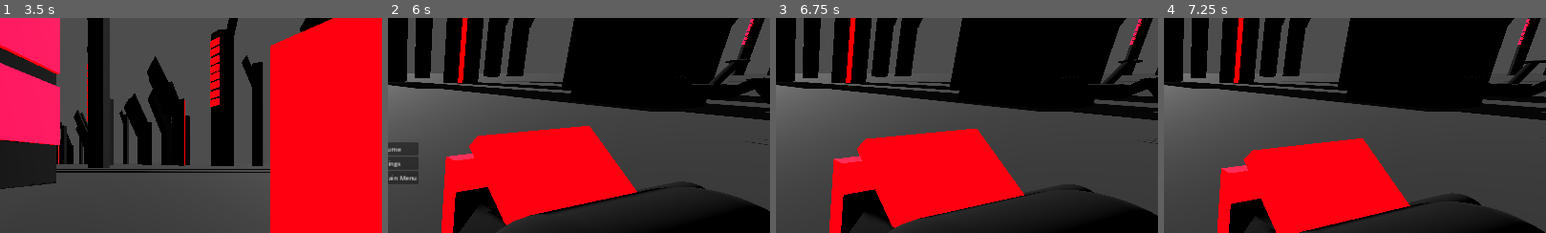
Above: before the commit, frames 1-4 (left to right).
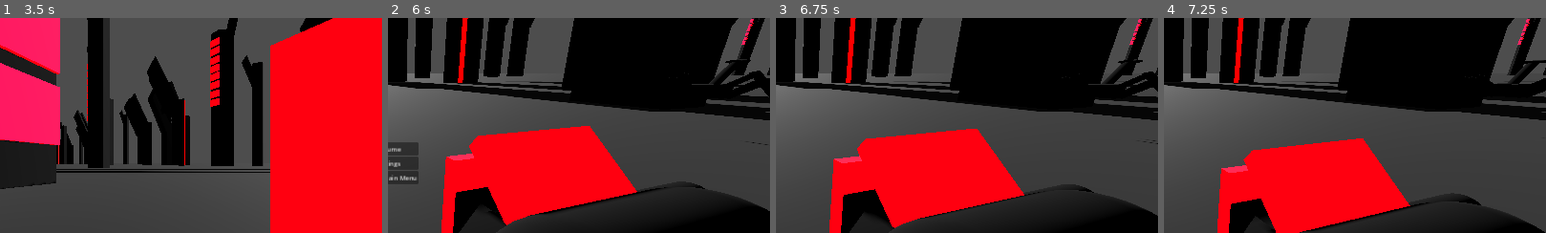
Above: after the commit, the same moments.

Repository: n3xusgamedev/n3xus-godot-game
Game: Godot game, scene res://main_menu.tscn
Same seed, same stepped clock (60 frames per second), same inputs: the game is played once before the commit and once after it.
Inputs (mouse positions are % of the whole screen's width and height, from its top left):
- Up to frame 1 (3.5 s): tap Enter (ui_accept) at 0.5, 1.25 s; move the mouse to (55, 50) at 0.52 s; hold W (move_forward) from 0.53 s (still down); tap P every 0.75 s from 0.6 to 2.85 s; tap Space (jump) at 0.77, 1.52, 3.02 s; move the mouse to (45, 50) at 1.27 s; move the mouse to (52, 48) at 2.02 s; move the mouse to (49, 52) at 2.77 s
- Up to frame 2 (6 s): move the mouse to (57, 51) at 3.52 s; tap P at 3.6, 5.1, 5.85 s; tap Space (jump) at 3.77, 5.27 s; release W (move_forward) at 4.25 s; click "Resume" at 4.25 s; move the mouse to (42, 49) at 5.02 s; hold W (move_forward) from 5.03 s (still down); move the mouse to (51, 50) at 5.77 s
- Up to frame 3 (6.75 s): tap Enter (ui_accept) at 6.5 s; move the mouse to (35, 25) at 6.52 s; release W (move_forward) at 6.53 s; hold D (move_right) from 6.53 s (still down); tap P at 6.6 s
- Up to frame 4 (7.25 s): keep holding D (move_right); tap Space (jump) at 6.77 s
The pictures show only the part of the screen within x 50-100%, y 16-66%; the shares and areas given below are measured in that part.

Frame 1 is identical in both runs. In frame 2, 0.4% of the frame differs, in the area x 88-100%, y 24-57%; in frame 3, 0.3%; in frame 4, less than 0.1%.
Error before the commit: Cannot call method 'play' on a null value. (res://enemy_1.gd:45)

Commit message:
Updated enemy

Diff:
--- a/enemy_1.tscn
+++ b/enemy_1.tscn
@@ -49,6 +49,68 @@
 
 [sub_resource type="BoxShape3D" id="BoxShape3D_yoiyl"]
 size = Vector3(0.642334, 0.248962, 0.664551)
+
+[sub_resource type="Animation" id="Animation_ntslr"]
+resource_name = "Walk"
+length = 3.0
+tracks/0/type = "position_3d"
+tracks/0/imported = false
+tracks/0/enabled = true
+tracks/0/path = NodePath("MeshInstance3D/Leg 1")
+tracks/0/interp = 1
+tracks/0/loop_wrap = true
+tracks/0/keys = PackedFloat32Array(0.266667, 1, 0, 0, 0, 0.833333, 1, 0, 0.386, 0, 2.03333, 1, 0, 0.386, 0, 3, 1, 0, 0.0832362, 0)
+tracks/1/type = "position_3d"
+tracks/1/imported = false
+tracks/1/enabled = true
+tracks/1/path = NodePath("MeshInstance3D/Leg 6")
+tracks/1/interp = 1
+tracks/1/loop_wrap = true
+tracks/1/keys = PackedFloat32Array(0.0333333, 1, 0, 0.476236, 0, 0.966667, 1, 0, 0.888803, 0, 2.03333, 1, 0, 0.888803, 0, 2.96667, 1, 0, 0.532516, 0)
+tracks/2/type = "position_3d"
+tracks/2/imported = false
+tracks/2/enabled = true
+tracks/2/path = NodePath("MeshInstance3D/Leg 2")
+tracks/2/interp = 1
+tracks/2/loop_wrap = true
+tracks/2/keys = PackedFloat32Array(0.0333333, 1, 0.839012, 0.164644, -0.383986)
+tracks/3/type = "position_3d"
+tracks/3/imported = false
+tracks/3/enabled = true
+tracks/3/path = NodePath("MeshInstance3D/Leg 4")
+tracks/3/interp = 1
+tracks/3/loop_wrap = true
+tracks/3/keys = PackedFloat32Array()
+
+[sub_resource type="Animation" id="Animation_bmp8e"]
+length = 0.001
+tracks/0/type = "position_3d"
+tracks/0/imported = false
+tracks/0/enabled = true
+tracks/0/path = NodePath("MeshInstance3D/Leg 1")
+tracks/0/interp = 1
+tracks/0/loop_wrap = true
+tracks/0/keys = PackedFloat32Array(0, 1, 0, 0, 0)
+tracks/1/type = "position_3d"
+tracks/1/imported = false
+tracks/1/enabled = true
+tracks/1/path = NodePath("MeshInstance3D/Leg 6")
+tracks/1/interp = 1
+tracks/1/loop_wrap = true
+tracks/1/keys = PackedFloat32Array(0, 1, 0, 0, 0)
+tracks/2/type = "position_3d"
+tracks/2/imported = false
+tracks/2/enabled = true
+tracks/2/path = NodePath("MeshInstance3D/Leg 2")
+tracks/2/interp = 1
+tracks/2/loop_wrap = true
+tracks/2/keys = PackedFloat32Array(0, 1, 0.839012, 0.164644, -0.383986)
+
+[sub_resource type="AnimationLibrary" id="AnimationLibrary_4dey7"]
+_data = {
+"RESET": SubResource("Animation_bmp8e"),
+"Walk": SubResource("Animation_ntslr")
+}
 
 [node name="enemy_1" type="CharacterBody3D"]
 transform = Transform3D(-1, 0, 8.74228e-08, 0, 1, 0, -8.74228e-08, 0, -1, 0, 0, 0)
@@ -58,13 +120,31 @@
 transform = Transform3D(1, 0, 0, 0, 0.556448, 0, 0, 0, 1.52621, 0, 0, 0)
 mesh = SubResource("BoxMesh_y8exn")
 
-[node name="MeshInstance3D" type="MeshInstance3D" parent="MeshInstance3D"]
+[node name="Leg 1" type="Node3D" parent="MeshInstance3D"]
+transform = Transform3D(1, 0, 0, 0, 1, 0, 0, 0, 1, 0, 0, 0)
+
+[node name="MeshInstance3D" type="MeshInstance3D" parent="MeshInstance3D/Leg 1"]
 transform = Transform3D(-1.08051, 0.22283, 0, -1.44198, -0.166971, 0, 0, 0, 0.0577283, 0.839012, 0.164644, 0.422621)
 mesh = SubResource("BoxMesh_5c06j")
-
-[node name="MeshInstance3D2" type="MeshInstance3D" parent="MeshInstance3D"]
+skeleton = NodePath("../..")
+
+[node name="MeshInstance3D2" type="MeshInstance3D" parent="MeshInstance3D/Leg 1"]
 transform = Transform3D(-0.789076, -0.250328, 0, 1.61993, -0.121936, 0, 0, 0, 0.0577283, 1.67294, 0.19468, 0.422621)
 mesh = SubResource("BoxMesh_5c06j")
+skeleton = NodePath("../..")
+
+[node name="Leg 6" type="Node3D" parent="MeshInstance3D"]
+transform = Transform3D(1, 0, 0, 0, 1, 0, 0, 0, 1, 0, 0, 0)
+
+[node name="MeshInstance3D9" type="MeshInstance3D" parent="MeshInstance3D/Leg 6"]
+transform = Transform3D(1.08051, -0.22283, -5.04677e-09, -1.44198, -0.166971, 0, -9.4461e-08, 1.94804e-08, -0.0577283, -0.956084, -0.221356, -0.386858)
+mesh = SubResource("BoxMesh_5c06j")
+skeleton = NodePath("../..")
+
+[node name="MeshInstance3D10" type="MeshInstance3D" parent="MeshInstance3D/Leg 6"]
+transform = Transform3D(0.789077, 0.250328, -5.04677e-09, 1.61993, -0.121936, 0, -6.89832e-08, -2.18844e-08, -0.0577283, -1.79002, -0.19132, -0.386858)
+mesh = SubResource("BoxMesh_5c06j")
+skeleton = NodePath("../..")
 
 [node name="MeshInstance3D3" type="MeshInstance3D" parent="MeshInstance3D"]
 transform = Transform3D(-1.08051, 0.22283, 0, -1.44198, -0.166971, 0, 0, 0, 0.0577283, 0.839012, 0.164644, -0.383986)
@@ -80,30 +160,6 @@
 
 [node name="MeshInstance3D6" type="MeshInstance3D" parent="MeshInstance3D"]
 transform = Transform3D(-0.789076, -0.250328, 0, 1.61993, -0.121936, 0, 0, 0, 0.0577283, 1.67294, 0.19468, -0.00400849)
-mesh = SubResource("BoxMesh_5c06j")
-
-[node name="MeshInstance3D7" type="MeshInstance3D" parent="MeshInstance3D"]
-transform = Transform3D(1.08051, -0.22283, -5.04677e-09, -1.44198, -0.166971, 0, -9.4461e-08, 1.94804e-08, -0.0577283, -0.956084, 0.164644, 0.422621)
-mesh = SubResource("BoxMesh_5c06j")
-
-[node name="MeshInstance3D8" type="MeshInstance3D" parent="MeshInstance3D"]
-transform = Transform3D(0.789077, 0.250328, -5.04677e-09, 1.61993, -0.121936, 0, -6.89832e-08, -2.18844e-08, -0.0577283, -1.79002, 0.19468, 0.422621)
-mesh = SubResource("BoxMesh_5c06j")
-
-[node name="MeshInstance3D9" type="MeshInstance3D" parent="MeshInstance3D"]
-transform = Transform3D(1.08051, -0.22283, -5.04677e-09, -1.44198, -0.166971, 0, -9.4461e-08, 1.94804e-08, -0.0577283, -0.956084, 0.164644, -0.386858)
-mesh = SubResource("BoxMesh_5c06j")
-
-[node name="MeshInstance3D10" type="MeshInstance3D" parent="MeshInstance3D"]
-transform = Transform3D(0.789077, 0.250328, -5.04677e-09, 1.61993, -0.121936, 0, -6.89832e-08, -2.18844e-08, -0.0577283, -1.79002, 0.19468, -0.386858)
-mesh = SubResource("BoxMesh_5c06j")
-
-[node name="MeshInstance3D11" type="MeshInstance3D" parent="MeshInstance3D"]
-transform = Transform3D(1.08051, -0.22283, -5.04677e-09, -1.44198, -0.166971, 0, -9.4461e-08, 1.94804e-08, -0.0577283, -0.956084, 0.164644, -0.000133486)
-mesh = SubResource("BoxMesh_5c06j")
-
-[node name="MeshInstance3D12" type="MeshInstance3D" parent="MeshInstance3D"]
-transform = Transform3D(0.789077, 0.250328, -5.04677e-09, 1.61993, -0.121936, 0, -6.89832e-08, -2.18844e-08, -0.0577283, -1.79002, 0.19468, -0.000133408)
 mesh = SubResource("BoxMesh_5c06j")
 
 [node name="MeshInstance3D13" type="MeshInstance3D" parent="MeshInstance3D"]
@@ -114,6 +170,31 @@
 transform = Transform3D(0.59807, 0, 0, 0, 0.0353988, -0.265262, 0, 0.186078, 0.0504623, 0, 2.29573, 1.10067)
 mesh = SubResource("CylinderMesh_d76ov")
 
+[node name="Leg 2" type="Node3D" parent="MeshInstance3D"]
+transform = Transform3D(-1.08051, 0.22283, 0, -1.44198, -0.166971, 0, 0, 0, 0.0577283, 0.839012, 0.164644, -0.383986)
+
+[node name="MeshInstance3D7" type="MeshInstance3D" parent="MeshInstance3D/Leg 2"]
+transform = Transform3D(0.280833, 0.148311, 1.67952e-09, 6.2108, -0.280833, -1.45045e-08, -1.6363e-06, 3.3745e-07, -1, 0.597391, -5.15913, 13.9725)
+mesh = SubResource("BoxMesh_5c06j")
+skeleton = NodePath("../..")
+
+[node name="MeshInstance3D8" type="MeshInstance3D" parent="MeshInstance3D/Leg 2"]
+transform = Transform3D(-0.982046, -0.0291522, 1.67952e-09, -1.22081, 0.982044, -1.45045e-08, -1.19496e-06, -3.79093e-07, -1, 0.861577, -7.62056, 13.9725)
+mesh = SubResource("BoxMesh_5c06j")
+skeleton = NodePath("../..")
+
+[node name="Leg 4" type="Node3D" parent="MeshInstance3D"]
+
+[node name="MeshInstance3D11" type="MeshInstance3D" parent="MeshInstance3D/Leg 4"]
+transform = Transform3D(1.08051, -0.22283, -5.04677e-09, -1.44198, -0.166971, 0, -9.4461e-08, 1.94804e-08, -0.0577283, -0.956084, 0.164644, -0.000133486)
+mesh = SubResource("BoxMesh_5c06j")
+skeleton = NodePath("../..")
+
+[node name="MeshInstance3D12" type="MeshInstance3D" parent="MeshInstance3D/Leg 4"]
+transform = Transform3D(0.789077, 0.250328, -5.04677e-09, 1.61993, -0.121936, 0, -6.89832e-08, -2.18844e-08, -0.0577283, -1.79002, 0.19468, -0.000133408)
+mesh = SubResource("BoxMesh_5c06j")
+skeleton = NodePath("../..")
+
 [node name="CollisionShape3D" type="CollisionShape3D" parent="."]
 transform = Transform3D(1, 0, 0, 0, 1, 0, 0, 0, 1, 0, 0.012207, -0.000640869)
 shape = SubResource("BoxShape3D_26y0v")
@@ -144,5 +225,10 @@
 transform = Transform3D(1, 0, 0, 0, 1, 0, 0, 0, 1, -0.014623, 1.28018, 1.71707)
 shape = SubResource("BoxShape3D_yoiyl")
 
+[node name="AnimationPlayer" type="AnimationPlayer" parent="."]
+libraries = {
+"": SubResource("AnimationLibrary_4dey7")
+}
+
 [connection signal="body_entered" from="Area3D" to="." method="_on_Area3D_body_entered"]
 [connection signal="body_exited" from="Area3D" to="." method="_on_Area3D_body_exited"]
Not shown: 1 places in enemy_1.tscn that only renumber resources
